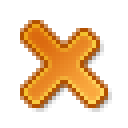
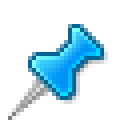
Layer changes from the first 128x128 image to the second:
showed group "blue" (15 layers) over 8, 20, 100, 120
added group "pinclip off" (1st of 2, in "blue") with 3 layers in group "blue" over 8, 28, 100, 120
added layer "pinclip off rastr" in group "pinclip off" over 32, 28, 100, 96
added layer "pinclip off" (2nd of 2, in "blue" › "pinclip off") in group "pinclip off" over 32, 28, 100, 96
added layer "pin" in group "pinclip off" over 8, 80, 48, 120
hid group "red" (6 layers) over 24, 20, 104, 104
